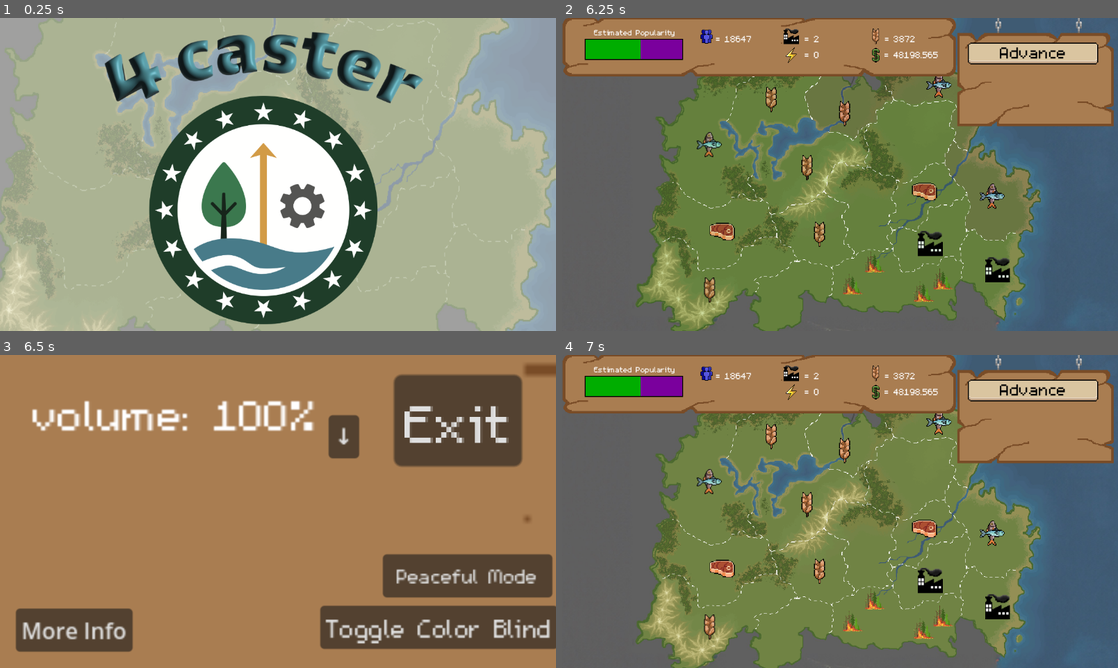
Above: before the commit, frames 1-4 (two rows, left to right).
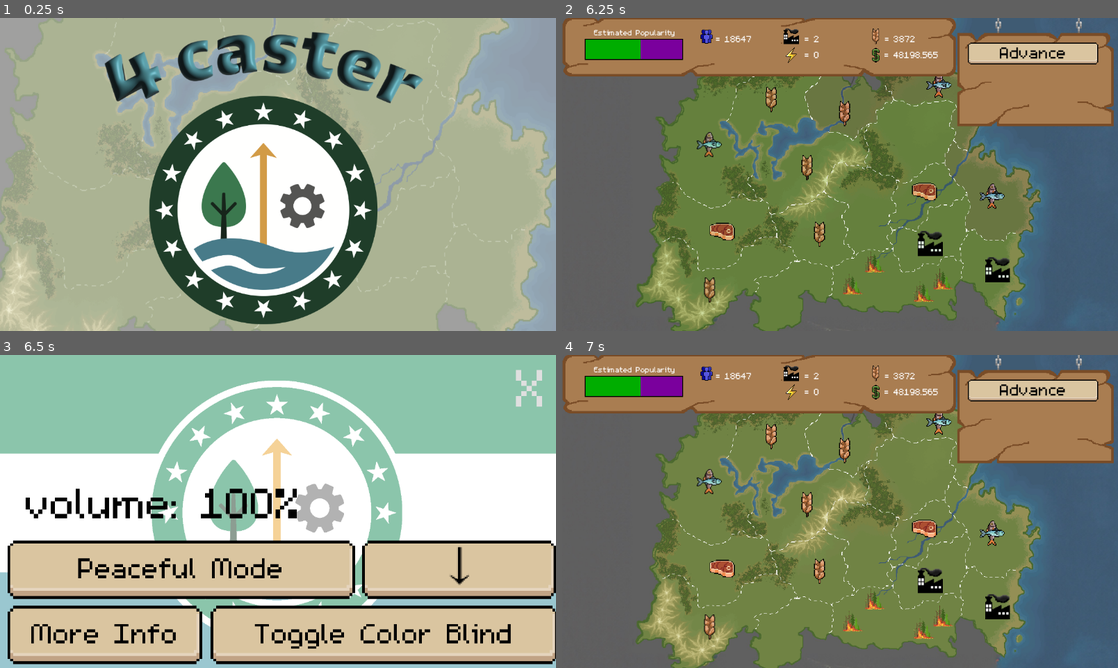
Above: after the commit, the same moments.

Repository: mccoogp/WeatherInc
Game: Godot game, scene res://world.tscn
The game is run twice, just before and just after one commit, with the same random seed, the same clock (stepped at 60 frames per second) and the same inputs. The engine's default icon, where the game draws it, is replaced by a stand-in: a white triangle on a blue panel in a dark square.
Inputs (mouse positions are in pixels of both pictures, inside the frame that each line leads up to):
- Up to frame 1 (0.25 s): no input
- Up to frame 2 (6.25 s): click "Next" at 0.5 s; click "Next" at 1.25 s; tap Enter at 2, 2.85, 4.25, 5.75 s; move the mouse to (962, 158) at 2.02 s; hold Right 2.03-2.78 s; hold X 2.03-2.78 s; click (962, 158) at 2.17 s; tap Space at 2.27, 2.75, 3.02, 5, 5.27, 6.02 s; move the mouse to (728, 190) at 2.77 s; hold Down 2.78-3.5 s; click "Advance" at 3.5 s; move the mouse to (895, 105) at 4.27 s; hold Right 4.28-5.03 s; hold Backspace 4.28-5.03 s; move the mouse to (812, 237) at 5.02 s; hold Up 5.03-5.78 s; tap Tab at 5.1 s; click (812, 237) at 5.17 s; move the mouse to (1006, 221) at 5.77 s; hold Left from 5.78 s (still down); hold X from 5.78 s (still down)
- Up to frame 3 (6.5 s): keep holding Left; keep holding X; tap Escape at 6.4 s
- Up to frame 4 (7 s): release Left at 6.5 s; release X at 6.5 s; click "Exit" (after the commit: "X") at 6.5 s

Frames 1-2 are identical in both runs. In frame 3, 100% of the frame differs, in the area x 0-100%, y 0-100%; in frame 4, nothing differs.

Commit message:
fixed pause menu

Diff:
--- a/pause.tscn
+++ b/pause.tscn
@@ -1,8 +1,12 @@
-[gd_scene load_steps=14 format=3 uid="uid://b6n21rixj3vjv"]
+[gd_scene load_steps=16 format=3 uid="uid://dk1q3tk4phvqw"]
 
 [ext_resource type="Script" path="res://pause.gd" id="1_2q88n"]
 [ext_resource type="Texture2D" uid="uid://cuamw7cxdnd2h" path="res://4caster Art/menu/menu_top.png" id="2_h8gfo"]
+[ext_resource type="Texture2D" uid="uid://dncv3igb3rhwx" path="res://4caster Art/flag.png" id="3_87i3a"]
 [ext_resource type="FontFile" uid="uid://bdw8tj5ekkyoi" path="res://m5x7.ttf" id="3_d4ik4"]
+[ext_resource type="Theme" uid="uid://bs33wb320xbd8" path="res://themes/ui_button.tres" id="5_h2ci0"]
+[ext_resource type="Texture2D" uid="uid://bmuc3xesndupg" path="res://icons/godot_button_v2.png" id="6_u0ilt"]
+[ext_resource type="Texture2D" uid="uid://dl2d0u1g1a8t7" path="res://icons/wide_btn.png" id="7_ylquf"]
 
 [sub_resource type="LabelSettings" id="LabelSettings_2twnc"]
 font = ExtResource("3_d4ik4")
@@ -10,19 +14,12 @@
 
 [sub_resource type="Theme" id="Theme_yn1gy"]
 default_font = ExtResource("3_d4ik4")
-default_font_size = 33
+default_font_size = 32
 
 [sub_resource type="LabelSettings" id="LabelSettings_xwcs3"]
 font = ExtResource("3_d4ik4")
-font_size = 33
-
-[sub_resource type="Theme" id="Theme_jps3d"]
-default_font = ExtResource("3_d4ik4")
-default_font_size = 22
-
-[sub_resource type="Theme" id="Theme_ntt0g"]
-default_font = ExtResource("3_d4ik4")
-default_font_size = 28
+font_size = 32
+font_color = Color(0, 0, 0, 1)
 
 [sub_resource type="LabelSettings" id="LabelSettings_lcvkh"]
 font = ExtResource("3_d4ik4")
@@ -51,10 +48,14 @@
 scale = Vector2(4.04581, 4.04581)
 texture = ExtResource("2_h8gfo")
 
+[node name="Flag" type="Sprite2D" parent="."]
+position = Vector2(264, 73)
+scale = Vector2(0.2042, 0.2042)
+texture = ExtResource("3_87i3a")
+
 [node name="CanvasLayer" type="CanvasLayer" parent="."]
 
 [node name="ColorRect" type="ColorRect" parent="."]
-visible = false
 offset_left = 62.9999
 offset_top = -43.0
 offset_right = 468.0
@@ -81,65 +82,90 @@
 
 [node name="Button" type="Button" parent="."]
 texture_filter = 1
-offset_left = 348.0
-offset_top = -26.0
-offset_right = 397.0
-offset_bottom = 9.0
+offset_left = 417.0
+offset_top = -52.0
+offset_right = 449.0
+offset_bottom = -18.0
 scale = Vector2(1.88, 1.88)
 focus_mode = 0
 theme = SubResource("Theme_yn1gy")
-text = "Exit
-"
+text = "X"
+flat = true
 
 [node name="volume" type="Label" parent="."]
-offset_left = 88.0
-offset_top = -19.0
-offset_right = 224.0
-offset_bottom = 8.0
+texture_filter = 1
+offset_left = 83.0
+offset_top = 44.0
+offset_right = 219.0
+offset_bottom = 71.0
 scale = Vector2(1.5, 1.5)
 text = "Volume: 100%"
 label_settings = SubResource("LabelSettings_xwcs3")
 
 [node name="vol_up" type="Button" parent="."]
-offset_left = 301.0
-offset_top = -31.0
-offset_right = 321.0
-focus_mode = 0
+texture_filter = 1
+offset_left = 320.0
+offset_top = 35.0
+offset_right = 468.0
+offset_bottom = 91.0
+focus_mode = 0
+theme = ExtResource("5_h2ci0")
 text = "↑"
+icon = ExtResource("6_u0ilt")
+flat = true
+icon_alignment = 1
 
 [node name="vol_down" type="Button" parent="."]
-offset_left = 301.0
-offset_top = 3.0
-offset_right = 321.0
-offset_bottom = 34.0
-focus_mode = 0
+texture_filter = 1
+offset_left = 321.0
+offset_top = 83.0
+offset_right = 469.0
+offset_bottom = 139.0
+focus_mode = 0
+theme = ExtResource("5_h2ci0")
 text = "↓"
+icon = ExtResource("6_u0ilt")
+flat = true
+icon_alignment = 1
 
 [node name="peaceful" type="Button" parent="."]
-offset_left = 340.0
-offset_top = 103.0
-offset_right = 462.0
-offset_bottom = 134.0
-focus_mode = 0
-theme = SubResource("Theme_jps3d")
+texture_filter = 1
+offset_left = 66.0
+offset_top = 83.0
+offset_right = 324.0
+offset_bottom = 139.0
+focus_mode = 0
+theme = ExtResource("5_h2ci0")
 text = "Peaceful Mode"
+icon = ExtResource("7_ylquf")
+flat = true
+icon_alignment = 1
 
 [node name="pink" type="Button" parent="."]
-offset_left = 295.0
-offset_top = 140.0
-offset_right = 463.0
-offset_bottom = 171.0
-focus_mode = 0
-theme = SubResource("Theme_ntt0g")
+texture_filter = 1
+offset_left = 212.0
+offset_top = 130.0
+offset_right = 470.0
+offset_bottom = 186.0
+focus_mode = 0
+theme = ExtResource("5_h2ci0")
 text = "Toggle Color Blind"
+icon = ExtResource("7_ylquf")
+flat = true
+icon_alignment = 1
 
 [node name="Button2" type="Button" parent="."]
-offset_left = 76.0
-offset_top = 142.0
-offset_right = 160.0
-offset_bottom = 173.0
+texture_filter = 1
+offset_left = 66.0
+offset_top = 130.0
+offset_right = 214.0
+offset_bottom = 186.0
+theme = ExtResource("5_h2ci0")
 text = "More Info
 "
+icon = ExtResource("6_u0ilt")
+flat = true
+icon_alignment = 1
 
 [node name="CanvasLayer2" type="CanvasLayer" parent="."]
 offset = Vector2(30, 0)
--- a/world.tscn
+++ b/world.tscn
@@ -733,7 +733,7 @@
 scale = Vector2(1.75, 1.75)
 text = "descrip"
 
-[node name="UpdateToggle" parent="CanvasLayer/News" index="3"]
+[node name="UpdateToggle" parent="CanvasLayer/News" index="4"]
 offset_left = 854.0
 offset_top = 65.0
 offset_right = 1112.0
@@ -741,7 +741,7 @@
 scale = Vector2(1.08, 1.08)
 theme_override_font_sizes/font_size = 50
 
-[node name="SkillTreeToggle" parent="CanvasLayer/News" index="4"]
+[node name="SkillTreeToggle" parent="CanvasLayer/News" index="5"]
 visible = false
 offset_left = 870.0
 offset_top = 127.0
Not shown: 1 places in world.tscn that only renumber resources
